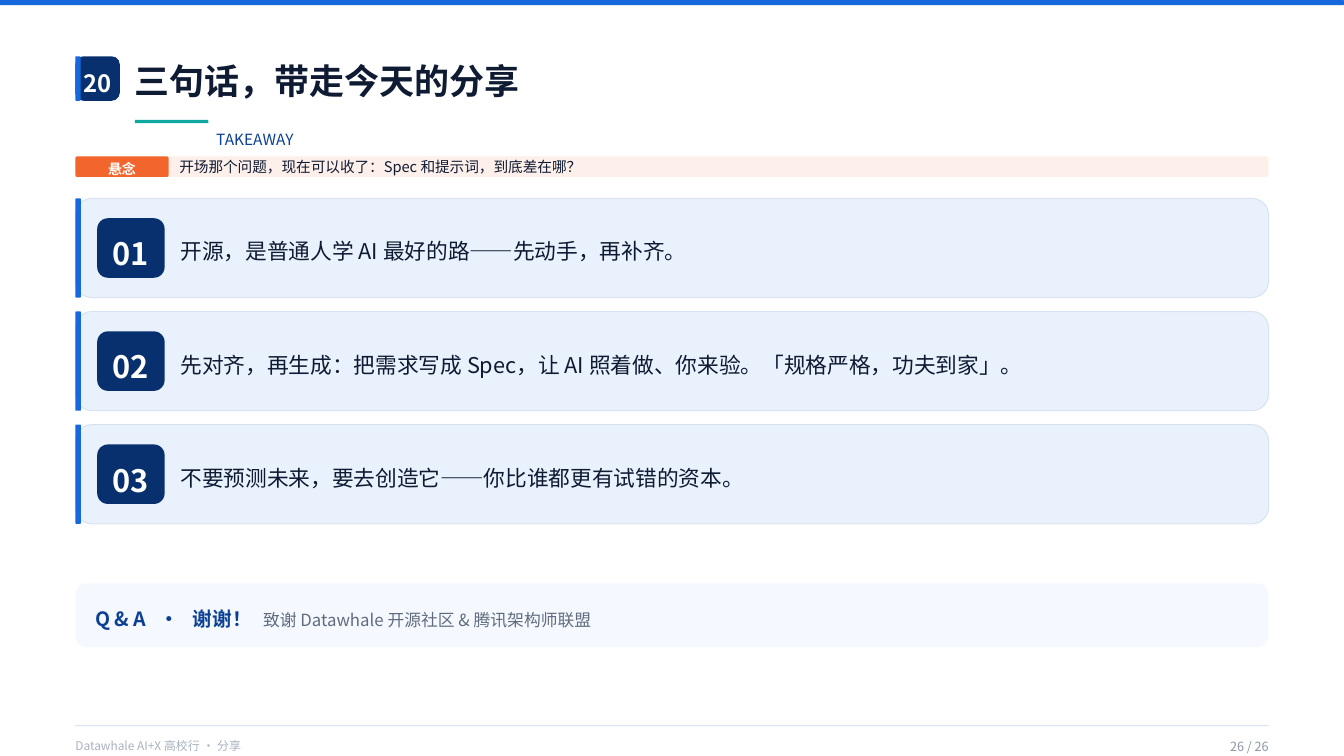
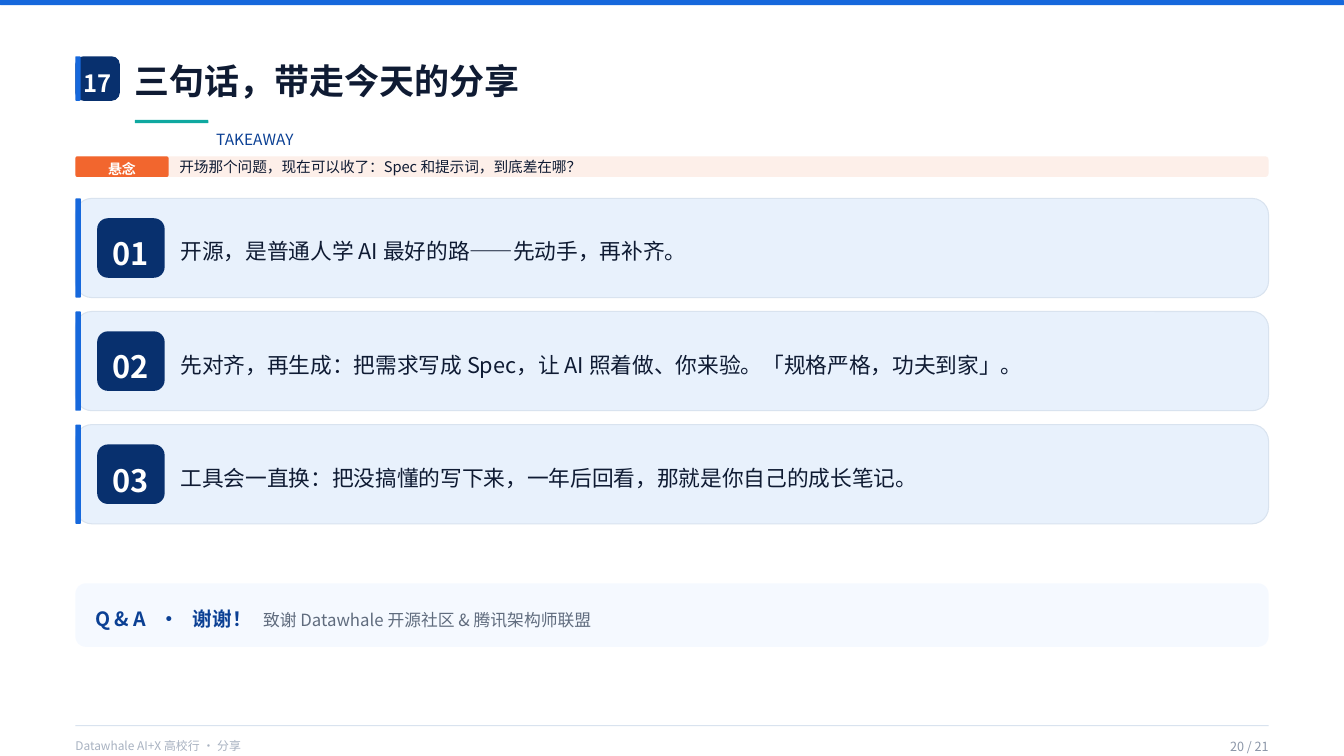
Before and after one commit to Frocir/aix-talk, a slide deck: slide 20 of aix-talk-26pages.pptx (slide 26 before the commit). Drawn at 1344x756 pixels with LibreOffice and Linux fonts; fonts in the diff are those of the drawing. Boxes give left, top, right and bottom in pixels: in the first picture for what was removed or moved away, otherwise in the second. Text is boxed around its words. In the diff, an @@ line names an element or a change of style, - is before the commit and + after.

```diff
--- a/aix-talk-26pages.pptx
+++ b/aix-talk-26pages.pptx
@@ text at (84,74,112,92): text changed @@
-20
+17
@@ text at (181,467,918,488): text changed @@
-不要预测未来，要去创造它——你比谁都更有试错的资本。
+工具会一直换：把没搞懂的写下来，一年后回看，那就是你自己的成长笔记。
@@ text at (1230,741,1269,751): text changed @@
-26 / 26
+20 / 21
```
Also in this commit, not shown: 17 other slides changed, 5 slides removed, 2 other files.
